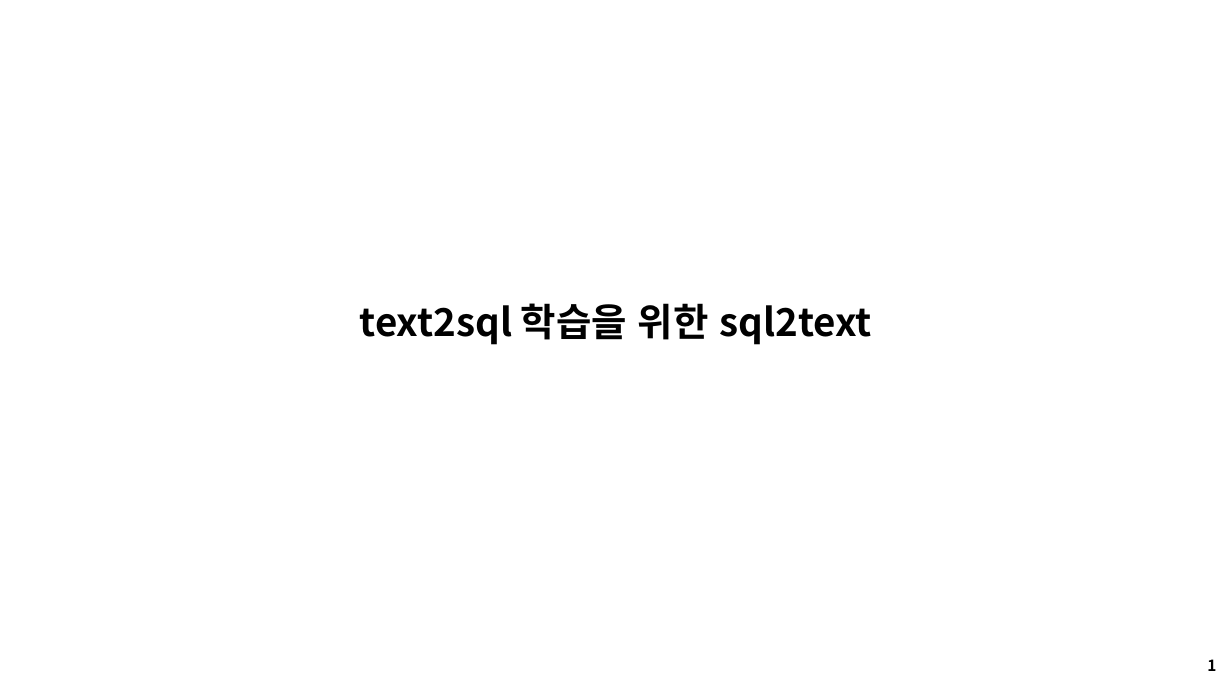
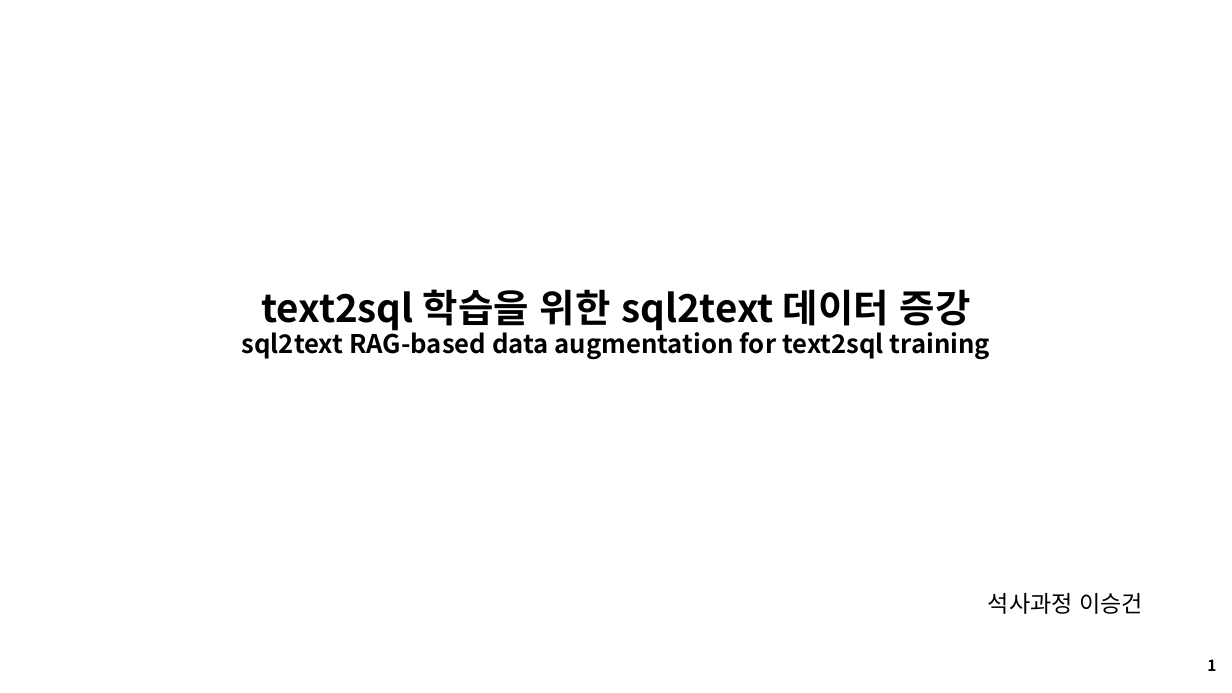
Before and after one commit to seungdeng/DELab, a slide deck: slide 1 of PPT/DSLab_이승건_특허.pptx. Drawn at 1232x693 pixels with LibreOffice and Linux fonts; fonts in the diff are those of the drawing. Boxes give left, top, right and bottom in pixels: in the first picture for what was removed or moved away, otherwise in the second. Text is boxed around its words. In the diff, an @@ line names an element or a change of style, - is before the commit and + after.

```diff
--- a/PPT/DSLab_이승건_특허.pptx
+++ b/PPT/DSLab_이승건_특허.pptx
@@ title at (241, 289, 990, 360): text changed; size 30 to 20 pt @@
-text2sql 학습을 위한 sql2text
+text2sql 학습을 위한 sql2text 데이터 증강
+sql2text RAG-based data augmentation for text2sql training
@@ text added at (988, 593, 1143, 614), 18 pt, text #000000 @@
+석사과정 이승건
```
Also in this commit, not shown: 4 other slides changed, 1 slide removed.
